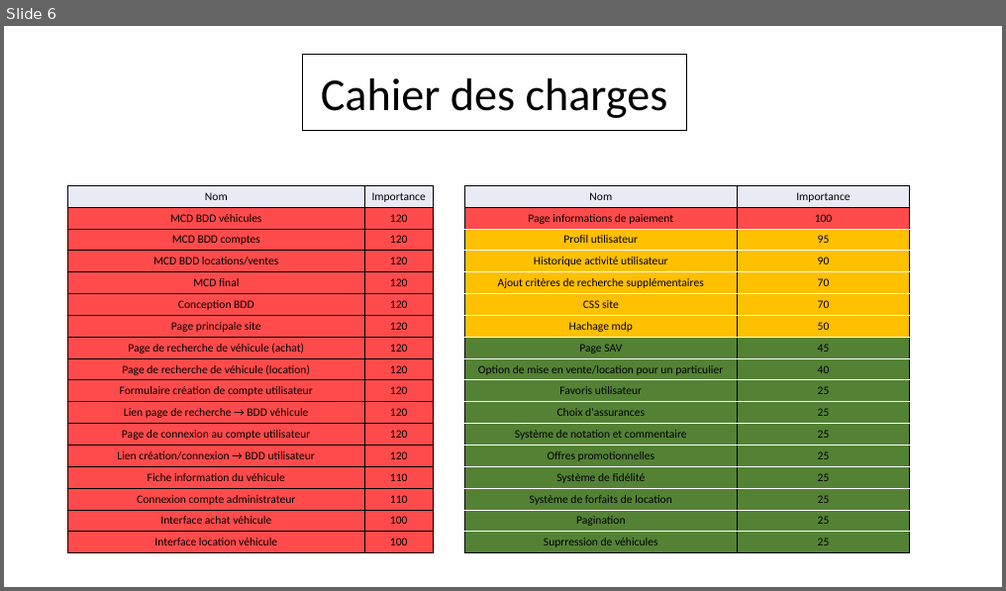
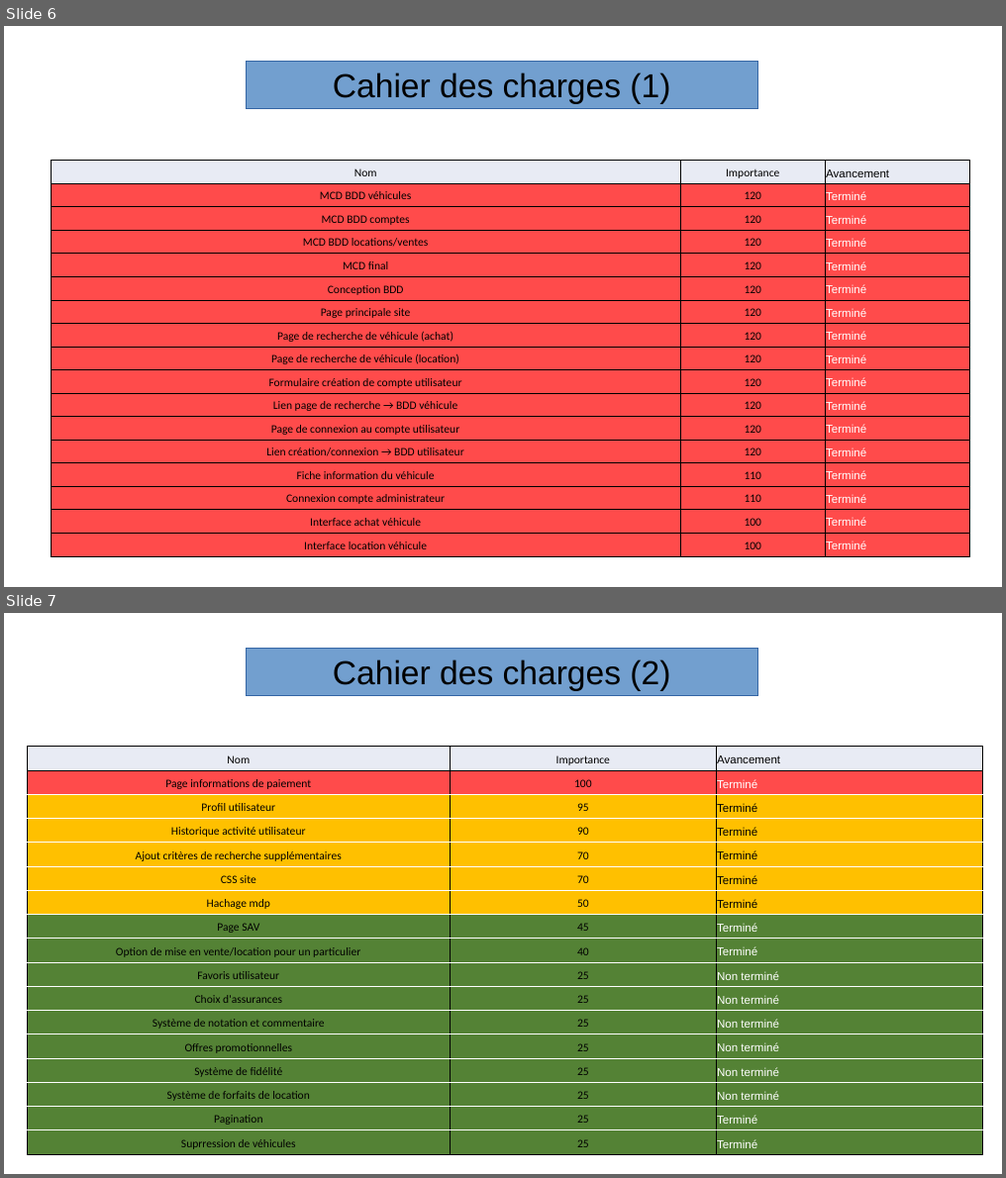
Before and after one commit to Ganti7/Carmania, a slide deck: documentation/diapo_PIA.odp. Shown one above the other, each under a label of ours: slide 6 before the commit, slides 6 and 7 after it. The pictures are 1006x591 and 1006x1178 pixels, drawn with LibreOffice and Linux fonts; fonts in the diff are those of the drawing; background and template pictures are left out. Boxes give left, top, right and bottom in pixels: in the first picture for what was removed or moved away, otherwise in the second. Text is boxed around its words. In the diff, an @@ line names an element or a change of style, - is before the commit and + after.

```diff
--- a/documentation/diapo_PIA.odp
+++ b/documentation/diapo_PIA.odp
@@ slide 7 added at [4, 613, 1002, 1174], background picture (left out) @@
@@ rectangle added at [246, 649, 758, 695], fill #729FCF, outline #3465A4 0 pt, 32 pt, text #000000 @@
+Cahier des charges (2)
@@ table added at [27, 747, 983, 1155], 17 rows, 3 columns @@
+Nom | Importance | Avancement
+Page informations de paiement | 100 | Terminé
+Profil utilisateur | 95 | Terminé
+Historique activité utilisateur | 90 | Terminé
+Ajout critères de recherche supplémentaires | 70 | Terminé
+CSS site | 70 | Terminé
+Hachage mdp | 50 | Terminé
+Page SAV | 45 | Terminé
+Option de mise en vente/location pour un particulier | 40 | Terminé
+Favoris utilisateur | 25 | Non terminé
+Choix d'assurances | 25 | Non terminé
+Système de notation et commentaire | 25 | Non terminé
+Offres promotionnelles | 25 | Non terminé
+Système de fidélité | 25 | Non terminé
+Système de forfaits de location | 25 | Non terminé
+Pagination | 25 | Terminé
+Suprression de véhicules | 25 | Terminé
@@ slide 6 changed as well @@
@@ rectangle "Cahier des charges (1)": place and size @@
-rectangle "Cahier des charges (1)" at [302, 55, 687, 130]
+rectangle "Cahier des charges (1)" at [246, 62, 758, 108]
@@ rectangle "Cahier des charges (1)" at [246, 62, 758, 108]: title to rectangle; fill #FFFFFF to #729FCF; outline #000000 0.99 pt to #3465A4 0 pt @@
@@ text in rectangle at [333, 73, 670, 104]: text changed; size 44 to 32 pt; font Calibri to Arial @@
-Cahier des charges
+Cahier des charges (1)
@@ table at [51, 161, 969, 557] @@
+column 3: Avancement | Terminé | Terminé | Terminé | Terminé | Terminé | Terminé | Terminé | Terminé | Terminé | Terminé | Terminé | Terminé | Terminé | Terminé | Terminé | Terminé
@@ table: place and size @@
-table at [67, 185, 433, 550]
+table at [51, 161, 969, 557]
@@ table removed at [464, 185, 910, 552], 17 rows, 2 columns @@
-Nom | Importance
-Page informations de paiement | 100
-Profil utilisateur | 95
-Historique activité utilisateur | 90
-Ajout critères de recherche supplémentaires | 70
-CSS site | 70
-Hachage mdp | 50
-Page SAV | 45
-Option de mise en vente/location pour un particulier | 40
-Favoris utilisateur | 25
-Choix d'assurances | 25
-Système de notation et commentaire | 25
-Offres promotionnelles | 25
-Système de fidélité | 25
-Système de forfaits de location | 25
-Pagination | 25
-Suprression de véhicules | 25
```
Also in this commit, not shown: 13 other slides changed, 3 other slides added, 1 slide removed, 1 other file.
